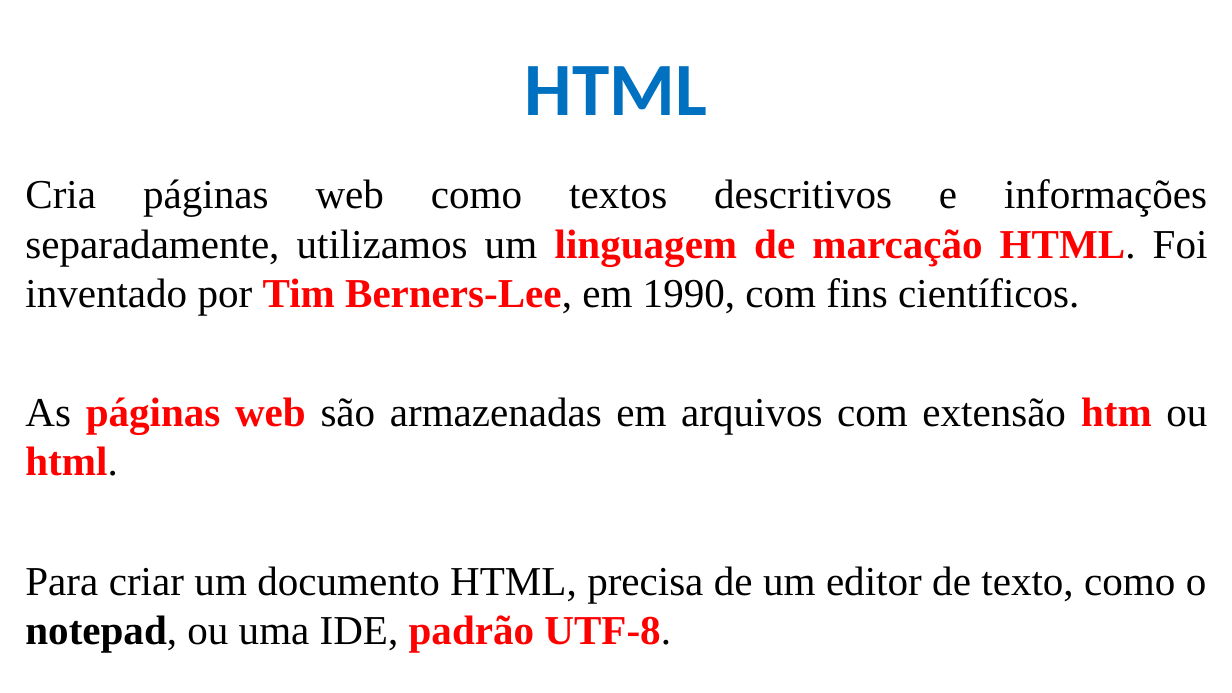
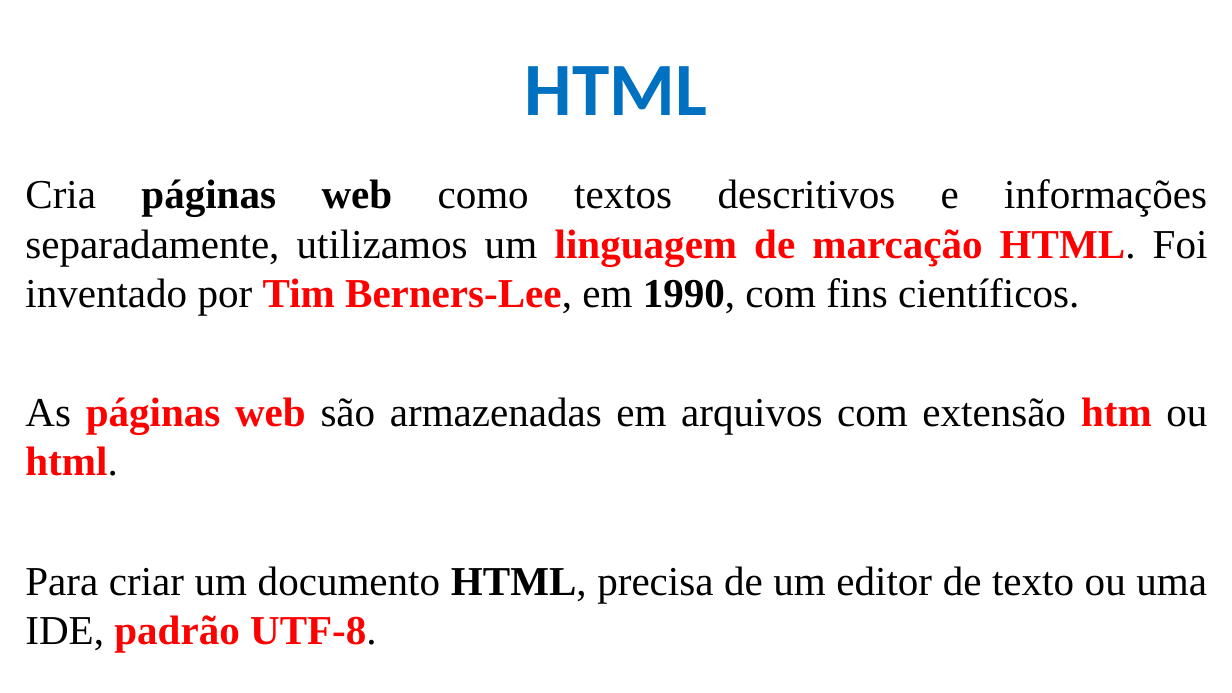
Before and after one commit to CloudEducationBrazil/WydenDesenvolvimentoWebPHP, a slide deck: slide 13 of 01 Classes/Aula 02 Desenvolvimento Web PHP - HTML.pptx (slide 18 before the commit). Drawn at 1232x693 pixels with LibreOffice and Linux fonts; fonts in the diff are those of the drawing; background and template pictures are left out. Boxes give left, top, right and bottom in pixels: in the first picture for what was removed or moved away, otherwise in the second. Text is boxed around its words. In the diff, an @@ line names an element or a change of style, - is before the commit and + after.

```diff
--- a/01 Classes/Aula 02 Desenvolvimento Web PHP - HTML.pptx
+++ b/01 Classes/Aula 02 Desenvolvimento Web PHP - HTML.pptx
@@ text at (x1=25, y1=179, x2=1208, y2=315): bold on in "páginas web 1990," @@
@@ text at (x1=25, y1=566, x2=1207, y2=652): text changed @@
-Para criar um documento HTML, precisa de um editor de texto, como o notepad, ou uma IDE, padrão UTF-8.
+Para criar um documento HTML, precisa de um editor de texto ou uma IDE, padrão UTF-8.
```
Also in this commit, not shown: 12 other slides changed, 6 slides removed, 1 other file.
